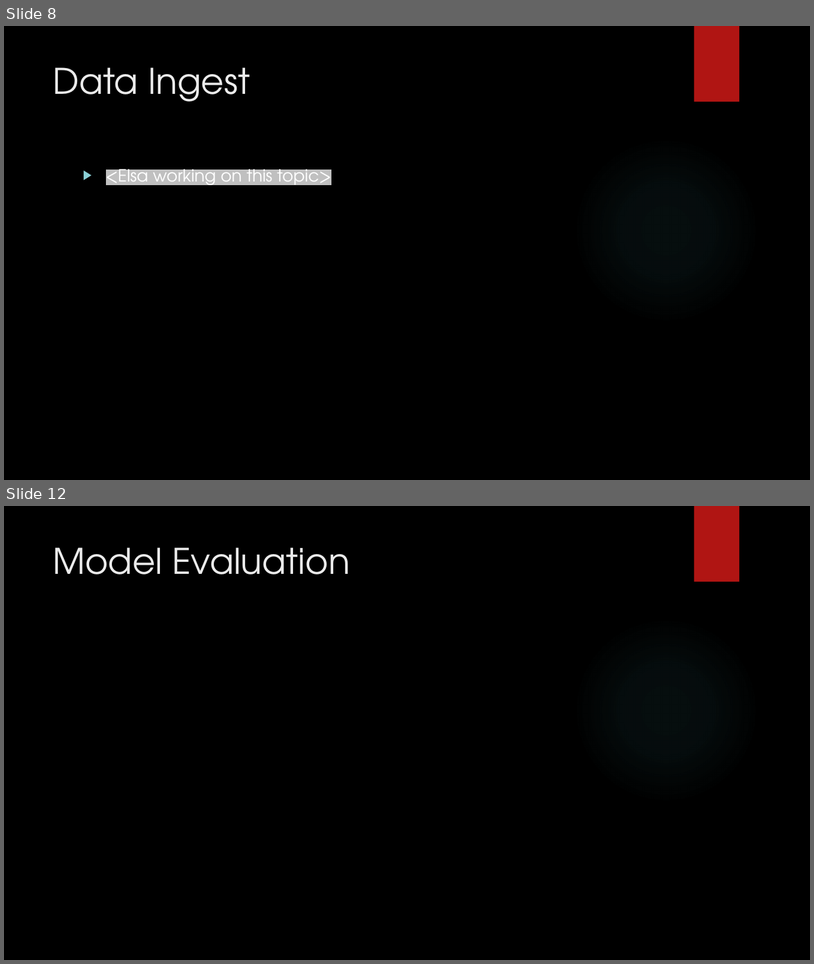
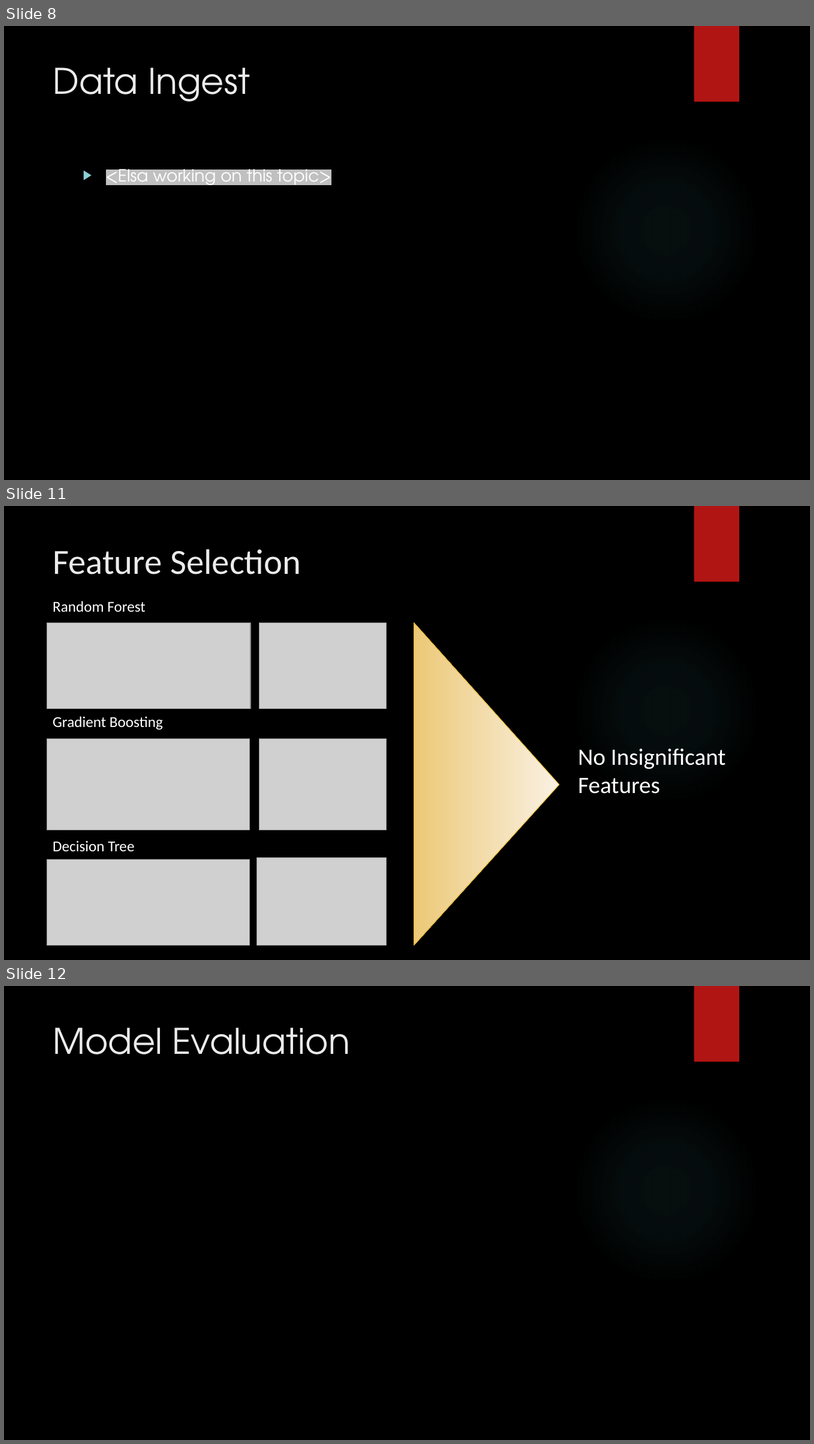
Before and after one commit to georgetown-analytics/Booksville, a slide deck: presentation/Booksville Presentation.pptx. Shown one above the other, each under a label of ours: slides 8 and 12 before the commit, slides 8, 11 and 12 after it; the slides between them are not shown. The pictures are 814x964 and 814x1444 pixels, drawn with LibreOffice and Linux fonts; fonts in the diff are those of the drawing; grey boxes stand for pictures; background and template pictures are left out. Boxes give left, top, right and bottom in pixels: in the first picture for what was removed or moved away, otherwise in the second. Text is boxed around its words. In the diff, an @@ line names an element or a change of style, - is before the commit and + after.

```diff
--- a/presentation/Booksville Presentation.pptx
+++ b/presentation/Booksville Presentation.pptx
@@ slide 11 added at box(4, 506, 810, 960), background picture (left out); not listed: 2 template elements that a slide beside it also shows @@
@@ title added at box(53, 549, 301, 574), 42 pt, text #EBEBEB @@
+Feature Selection
@@ text added at box(53, 601, 146, 612), 18 pt, text #FFFFFF @@
+Random Forest
@@ picture added at box(47, 623, 251, 709) @@
@@ picture added at box(259, 623, 386, 709) @@
@@ triangle added at box(414, 622, 560, 945), fill gradient #FAF2E3 to #ECC977, outline #E6B729 0.75 pt @@
@@ text added at box(53, 716, 163, 730), 18 pt, text #FFFFFF @@
+Gradient Boosting
@@ picture added at box(47, 738, 249, 829) @@
@@ picture added at box(259, 738, 386, 829) @@
@@ text added at box(578, 748, 726, 793), 28 pt, text #FFFFFF @@
+No Insignificant
+Features
@@ text added at box(53, 840, 134, 852), 18 pt, text #FFFFFF @@
+Decision Tree
@@ picture added at box(47, 859, 249, 945) @@
@@ picture added at box(257, 858, 386, 945) @@
```
Also in this commit, not shown: 3 slides changed, 4 other slides added, 1 slide removed.
